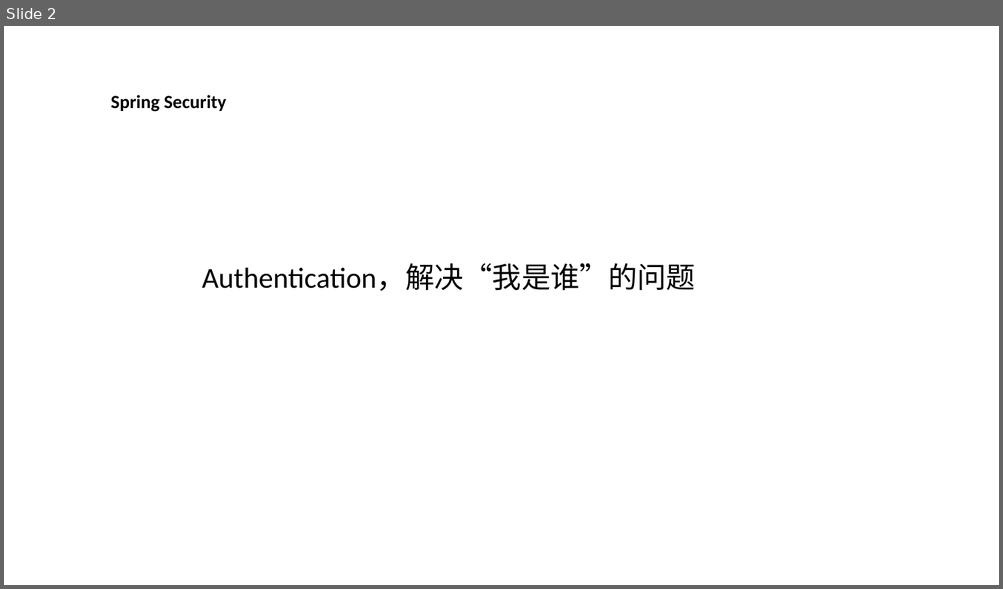
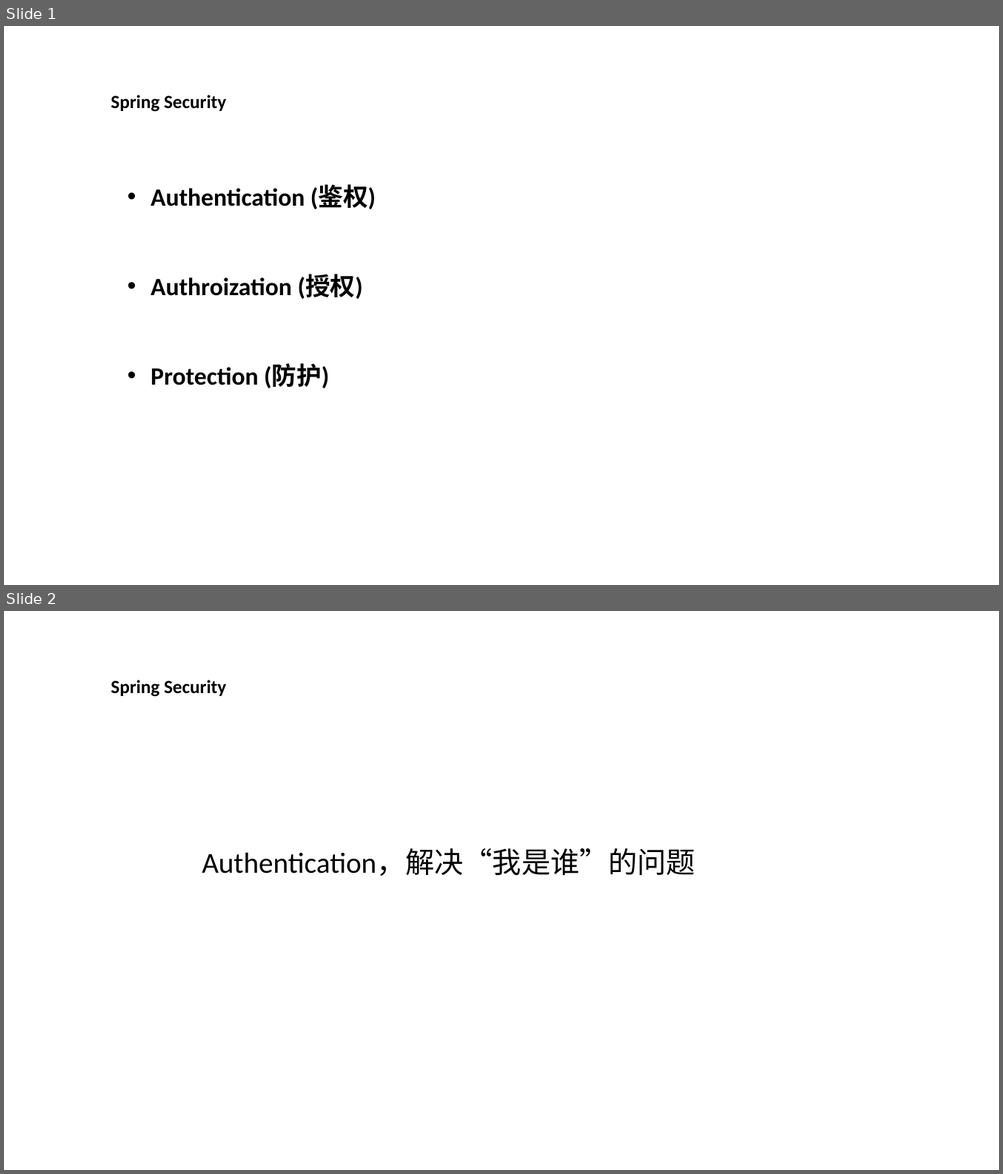
Before and after one commit to plumnx/DIALY, a slide deck: 2020-7-13-----Spring Security Report/Spring Security.pptx. Shown one above the other, each under a label of ours: slide 2 before the commit, slides 1 and 2 after it. The pictures are 1003x589 and 1003x1174 pixels, drawn with LibreOffice and Linux fonts; fonts in the diff are those of the drawing. Boxes give left, top, right and bottom in pixels: in the first picture for what was removed or moved away, otherwise in the second. Text is boxed around its words. In the diff, an @@ line names an element or a change of style, - is before the commit and + after.

```diff
--- a/2020-7-13-----Spring Security Report/Spring Security.pptx
+++ b/2020-7-13-----Spring Security Report/Spring Security.pptx
@@ slide 1 added at (x1=4, y1=26, x2=999, y2=585), background #FFFFFF @@
@@ text added at (x1=111, y1=95, x2=226, y2=112), 18 pt, text #000000, bold @@
+Spring Security
@@ text added at (x1=151, y1=185, x2=375, y2=389), 24 pt, text #000000, bold @@
+• Authentication (鉴权)
+• Authroization (授权)
+• Protection (防护)
```
Also in this commit, not shown: 13 slides changed, 2 other slides added, 4 slides removed.
